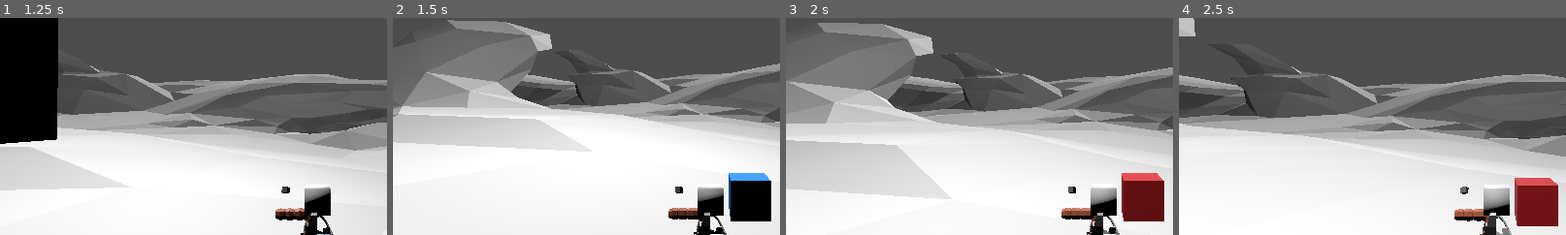
Above: before the commit, frames 1-4 (left to right).
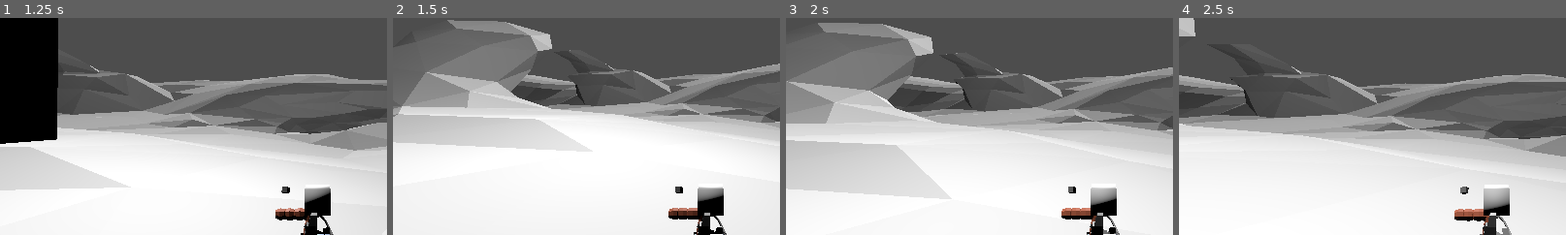
Above: after the commit, the same moments.

Repository: FyX0X/firkx-game-jam
Game: Godot game, scene res://main.tscn
Two runs of this game, one before a commit and one after it. Both use one fixed random seed, a clock stepped at 60 frames per second and the inputs below.
Inputs (mouse positions are % of the whole screen's width and height, from its top left):
- Up to frame 1 (1.25 s): tap Enter at 0.5 s; move the mouse to (55, 50) at 0.52 s; press the mouse at (55, 50) at 0.53 s; hold W (forward) from 0.53 s (still down); tap Space (jump) at 0.77 s
- Up to frame 2 (1.5 s): keep holding W (forward); move the mouse to (45, 50) at 1.27 s; release the mouse at (45, 50) at 1.28 s; tap B (build) at 1.35 s
- Up to frame 3 (2 s): keep holding W (forward); tap Space (jump) at 1.52 s
- Up to frame 4 (2.5 s): keep holding W (forward); move the mouse to (52, 48) at 2.02 s; hold Ctrl (crouch) from 2.03 s (still down)
The pictures show only the part of the screen within x 9-59%, y 26-76%; the shares and areas given below are measured in that part.

Frame 1 is identical in both runs. In frame 2, 2.4% of the frame differs, in the area x 86-98%, y 71-94%; in frame 3, 2.4%; in frame 4, 2.5%, in the area x 86-98%, y 73-96%.

Commit message:
Using raycast to place the hologram of the building

Diff:
--- a/Placement/placement.gd
+++ b/Placement/placement.gd
@@ -4,7 +4,7 @@
 signal building_placed(building: Building)
 
 @onready var camera: Camera3D = get_parent().get_node("SpringArm3D/Camera3D")
-@onready var marker: Marker3D = get_parent().get_node("Marker3D")
+@onready var ray: RayCast3D = get_parent().get_node("SpringArm3D/Camera3D/RayCast3D")
 
 var building_mode: bool = false
 var hologram: Building = null
@@ -35,8 +35,14 @@
 
 
 func _update_hologram() -> void:
-	var snap_pos := snap_to_grid(marker.global_position)
-	hologram.global_position = hologram.global_position.lerp(snap_pos, 0.1)
+
+	if ray.is_colliding():
+		var snap_pos := snap_to_grid(ray.get_collision_point()) + Vector3(0,0.5,0)
+		hologram.global_position = hologram.global_position.lerp(snap_pos, 0.1)
+	else:
+		var snap_pos = ray.target_position
+		hologram.global_position = hologram.global_position.lerp(snap_pos, 0.1)
+
 
 	#if Input.is_action_just_pressed("rotate"):
 		#hologram.rotation.y += deg_to_rad(90)
@@ -73,7 +79,7 @@
 func spawn_hologram() -> void:
 	hologram = objects[current_object_index].instantiate()
 	get_parent().add_child(hologram)
-	hologram.global_position = marker.global_position
+	hologram.global_position = ray.get_collision_point()
 	hologram.set_hologram_mode(true)
 
 	print(hologram)
